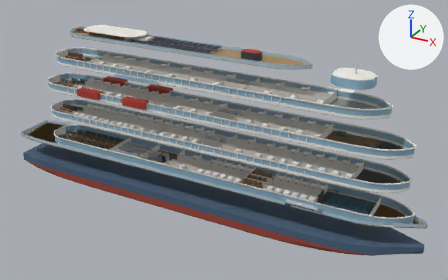
The glTF model GLB/vessel_exploded.glb as it was, and as the next commit left it.
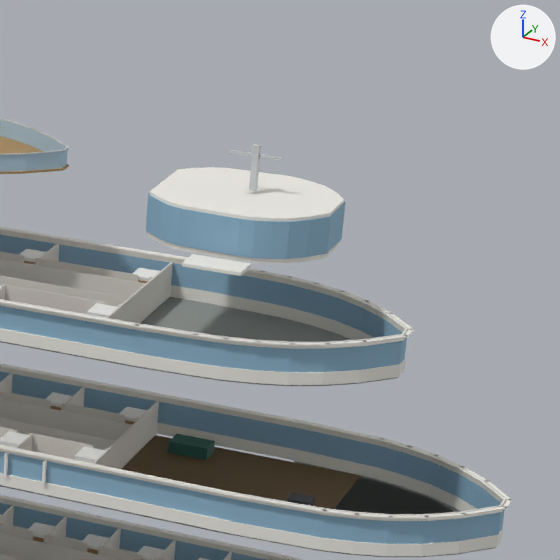
The first picture shows the older version from a camera (50 mm lens) standing at (162.3, -150.8, 100.1) and looking at (78.0, 2.3, 23.5). The close-ups show the older and then the newer version on the part from 66% to 96% of the width and 10% to 57% of the height of that picture. Only the edits that show in the close-ups are written down. Lighting does not change. The marker at upper right points along +X, +Y and +Z. Vertices at exactly the same position are counted once.

Script lines for the objects in view, before the commit:
```python
me_mesh_24 = bpy.data.meshes.new('Mesh_24')
me_mesh_24.from_pydata(...)  # 1008 vertices, 1440 faces; spans x 12.9..137.1, y -8.0..8.0, z 12.9..51.2
me_mesh_24.materials.append(mat_material_024)  # blue #8fb6ce
me_mesh_40 = bpy.data.meshes.new('Mesh_40')
me_mesh_40.from_pydata(...)  # 3248 vertices, 5260 faces; spans x 13.0..126.7, y -6.3..6.3, z 12.5..44.0
me_mesh_40.materials.append(mat_material_040)  # light grey #dedad2
me_mesh_42 = bpy.data.meshes.new('Mesh_42')
me_mesh_42.from_pydata(...)  # 4176 vertices, 6312 faces; spans x 12.6..137.4, y -7.1..7.1, z 12.5..53.6
me_mesh_42.materials.append(mat_material_042)  # white #efede6
ob_vessel_exploded_024 = bpy.data.objects.new('vessel_exploded.024', me_mesh_24)
ob_vessel_exploded_024.location = (0.0, 0.0, 0.0)
ob_vessel_exploded_040 = bpy.data.objects.new('vessel_exploded.040', me_mesh_40)
ob_vessel_exploded_040.location = (0.0, 0.0, 0.0)
ob_vessel_exploded_042 = bpy.data.objects.new('vessel_exploded.042', me_mesh_42)
ob_vessel_exploded_042.location = (0.0, 0.0, 0.0)
# also in view: 'vessel_exploded.003' at (114.1, 4.3, 32.3); 'vessel_exploded.022' at (74.0, 0.0, 31.8); 'vessel_exploded.013' at (118.0, 0.0, 31.9); 'vessel_exploded.041' at (72.3, 0.0, 28.2); 'vessel_exploded.032' at (70.5, 0.0, 32.4)
```
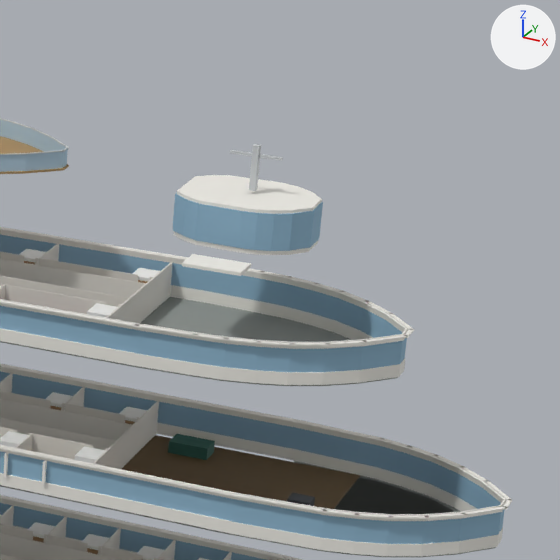
The change, as a list of edits to the scene's bpy script:
```text
Change me_mesh_24:
    used by ob_vessel_exploded_024; location = (0.0, 0.0, 0.0)
    remove me_mesh_24.from_pydata(...)  # 1008 vertices, 1440 faces; spans x 12.9..137.1, y -8.0..8.0, z 12.9..51.2
    add me_mesh_24.from_pydata(...)  # 976 vertices, 1392 faces; spans x 12.9..137.1, y -8.0..8.0, z 12.9..51.2
    me_mesh_24 part 1: the loose piece of 8 vertices spanning x 114.1..115.1, y -4.4..-4.0, z 48.9..51.2 is deleted
    me_mesh_24 part 2: the loose piece of 8 vertices spanning x 112.3..113.3, y -3.5..-2.6, z 48.9..51.2 is deleted
    me_mesh_24 part 3: the loose piece of 8 vertices spanning x 113.2..114.2, y -4.1..-3.4, z 48.9..51.2 is deleted
    me_mesh_24 part 4: 128 vertices moved from x 112.3..123.3, y -4.6..4.6, z 48.9..51.2 to x 113.7..122.1, y -3.1..3.1, z 48.9..51.2
    other edits to the shape of me_mesh_24 do not show in these pictures
Change me_mesh_42:
    used by ob_vessel_exploded_042; location = (0.0, 0.0, 0.0)
    remove me_mesh_42.from_pydata(...)  # 4176 vertices, 6312 faces; spans x 12.6..137.4, y -7.1..7.1, z 12.5..53.6
    add me_mesh_42.from_pydata(...)  # 4156 vertices, 6272 faces; spans x 12.6..137.4, y -7.1..7.1, z 12.5..53.6
    me_mesh_42 part 5: 48 vertices moved from x 112.4..123.2, y -4.5..4.5, z 48.6..51.4 to x 113.8..122.0, y -3.0..3.0, z 48.6..51.4; 32 vertices removed from x 112.4..123.2, y -4.5..4.0, z 48.6..51.4; 16 vertices added at x 113.8..122.0, y -2.4..2.9, z 48.6..51.4
    other edits to the shape of me_mesh_42 do not show in these pictures
```

Where the change shows, as pixel boxes [x1, y1, x2, y2] in the close-ups (560 x 560 px; the box of a moved part takes in the faces that stretch with it):
'vessel_exploded.042', reshaped
    before: [0, 167, 512, 560]
    after: [0, 175, 512, 560]
part 1 of me_mesh_24, deleted (blue)
    before: [166, 205, 183, 246]
part 2 of me_mesh_24, deleted
    before: [146, 194, 158, 237]
part 3 of me_mesh_24, deleted (blue)
    before: [155, 200, 170, 242]
part 4 of me_mesh_24, moved or reshaped
    before: [179, 202, 345, 259]
    after: [172, 193, 323, 251]
part 5 of me_mesh_42, moved or reshaped
    before: [147, 167, 344, 263]
    after: [173, 175, 322, 255]
